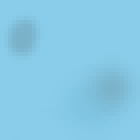
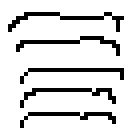
Layered file, before and after one edit (140×140). Changes by layer:
renamed "pokus" to "T", hid it, painted on it over [0, 8, 140, 140]
renamed "tile-ocean.png" to "town", painted on it over [0, 0, 140, 140]
